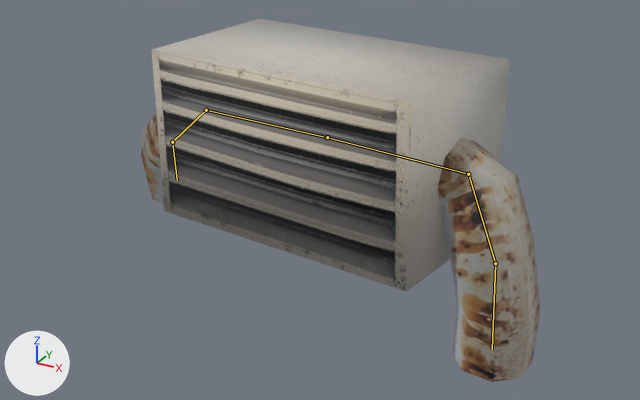
Renders of the FBX model Assets/Enemy/Art/ChargeEnemy.fbx from each side of a commit.
Camera for both pictures: a 50 mm camera at (2.66, -4.94, 3.14) aimed at (0.03, -0.16, 0.75). The lights are fixed; the arrows at lower left show +X, +Y and +Z. The picture after the commit comes second. Both versions are drawn at frame 19 of the action 'Armature|Walk'; the numbers are the values there. The bones that change, and the others that lie on the model, are drawn over the model as lines.

Names of what the first picture shows: 'Body', 'Pipe'.
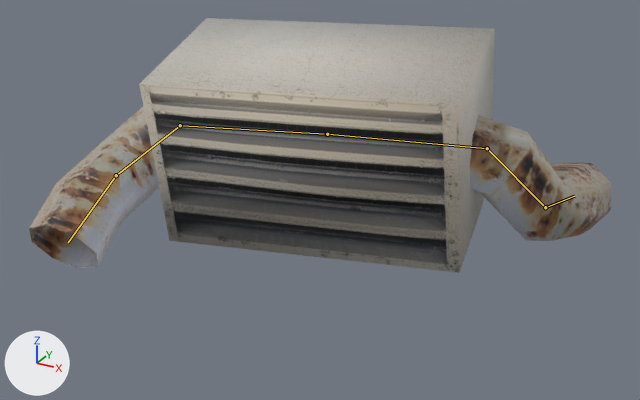
Boxes [x1, y1, x2, y2] around the edits, measured in the pictures (640 x 400 px):
'Body', posed (6% shorter)
    before: [152, 19, 510, 291]
    after: [139, 18, 495, 273]
'Pipe', posed (46% wider, 39% shorter)
    before: [141, 114, 540, 382]
    after: [29, 106, 611, 268]
bone 'Base.R', root to tip
    before: (327, 137) to (206, 110)
    after: (327, 134) to (180, 125)
bone 'Mid.R', root to tip
    before: (206, 110) to (172, 142)
    after: (180, 125) to (116, 175)
bone 'End.R', root to tip
    before: (172, 142) to (177, 180)
    after: (116, 175) to (68, 242)
bone 'Base.L', root to tip
    before: (327, 137) to (468, 174)
    after: (327, 134) to (487, 148)
bone 'Mid.L', root to tip
    before: (468, 174) to (495, 263)
    after: (487, 148) to (545, 207)
bone 'End.L', root to tip
    before: (495, 263) to (492, 350)
    after: (545, 207) to (574, 196)

Diff of the bpy script that builds the scene:
```diff
--- a/Assets/Enemy/Art/ChargeEnemy.fbx.py
+++ b/Assets/Enemy/Art/ChargeEnemy.fbx.py
@@ bone_base_r @@
 bone_base_r = bpy.data.objects['Armature'].pose.bones['Base.R']
-bone_base_r.location = (-0.132, 0.0, 0.0)
-bone_base_r.rotation_quaternion = (0.999, 0.048, 0.0, 0.0)  # degrees (5, 0, 0)
+bone_base_r.location = (-0.159, 0.0, 0.0)
+bone_base_r.rotation_quaternion = (0.99, -0.119, -0.076, -0.009)  # degrees (-14, -9, 0)
@@ bone_mid_r @@
 bone_mid_r = bpy.data.objects['Armature'].pose.bones['Mid.R']  # child of 'Base.R'
-bone_mid_r.rotation_quaternion = (0.997, 0.062, 0.051, 0.0)  # degrees (7, 6, 0)
+bone_mid_r.rotation_quaternion = (0.933, -0.336, -0.093, 0.091)  # degrees (-40, -6, 13)
@@ bone_end_r @@
 bone_end_r = bpy.data.objects['Armature'].pose.bones['End.R']  # child of 'Mid.R'
-bone_end_r.rotation_quaternion = (0.956, 0.197, 0.021, 0.214)  # degrees (23, -3, 25)
+bone_end_r.rotation_quaternion = (0.911, -0.304, 0.032, 0.278)  # degrees (-33, 13, 30)
@@ bone_base_l @@
 bone_base_l = bpy.data.objects['Armature'].pose.bones['Base.L']
-bone_base_l.location = (-0.132, 0.0, 0.0)
-bone_base_l.rotation_quaternion = (0.997, 0.076, 0.0, 0.0)  # degrees (9, 0, 0)
+bone_base_l.location = (-0.159, 0.0, 0.0)
+bone_base_l.rotation_quaternion = (0.994, -0.082, 0.077, 0.006)  # degrees (-9, 9, 0)
@@ bone_mid_l @@
 bone_mid_l = bpy.data.objects['Armature'].pose.bones['Mid.L']  # child of 'Base.L'
-bone_mid_l.rotation_quaternion = (0.979, -0.086, 0.03, 0.182)  # degrees (-9, 5, 21)
+bone_mid_l.rotation_quaternion = (0.966, 0.052, -0.247, 0.06)  # degrees (5, -29, 6)
@@ bone_end_l @@
 bone_end_l = bpy.data.objects['Armature'].pose.bones['End.L']  # child of 'Mid.L'
-bone_end_l.rotation_quaternion = (0.986, 0.065, 0.066, -0.141)  # degrees (6, 9, -16)
+bone_end_l.rotation_quaternion = (0.738, 0.566, 0.059, -0.363)  # degrees (66, 30, -33)
```
